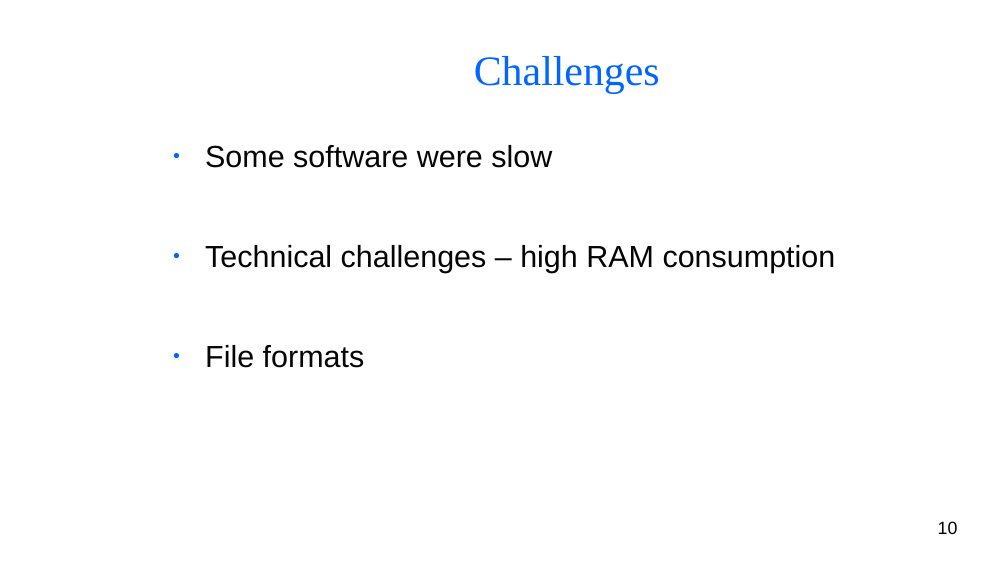
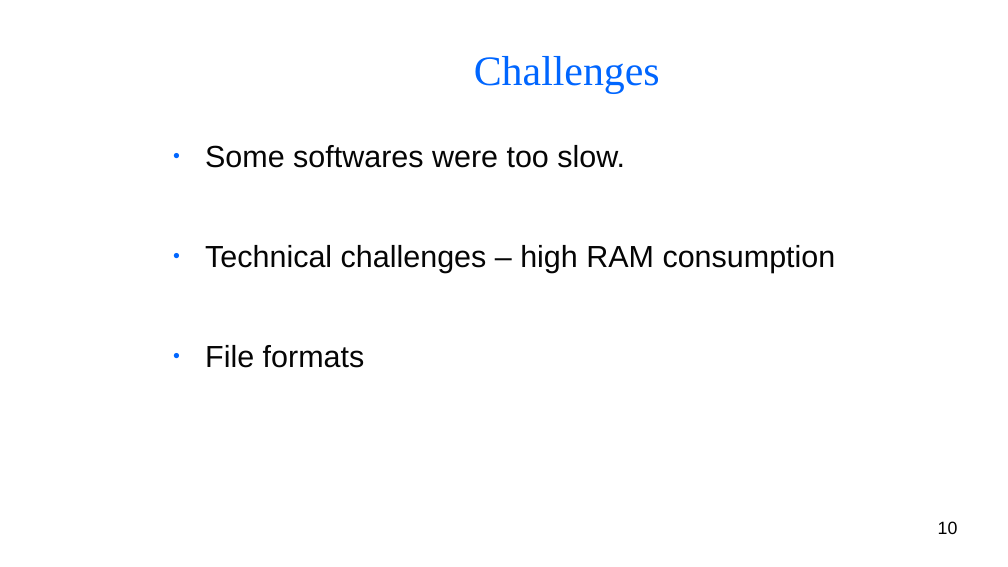
Before and after one commit to BryanAbuchery/Group_Project, a slide deck: slide 10 of Group_presentation.odp. Drawn at 1008x567 pixels with LibreOffice and Linux fonts; fonts in the diff are those of the drawing; background and template pictures are left out. Boxes give left, top, right and bottom in pixels: in the first picture for what was removed or moved away, otherwise in the second. Text is boxed around its words. In the diff, an @@ line names an element or a change of style, - is before the commit and + after.

```diff
--- a/Group_presentation.odp
+++ b/Group_presentation.odp
@@ text at <box>205,145,625,168</box>: text changed @@
-● Some software were slow
+● Some softwares were too slow.
```
Also in this commit, not shown: 1 other slide changed, 1 other file.
